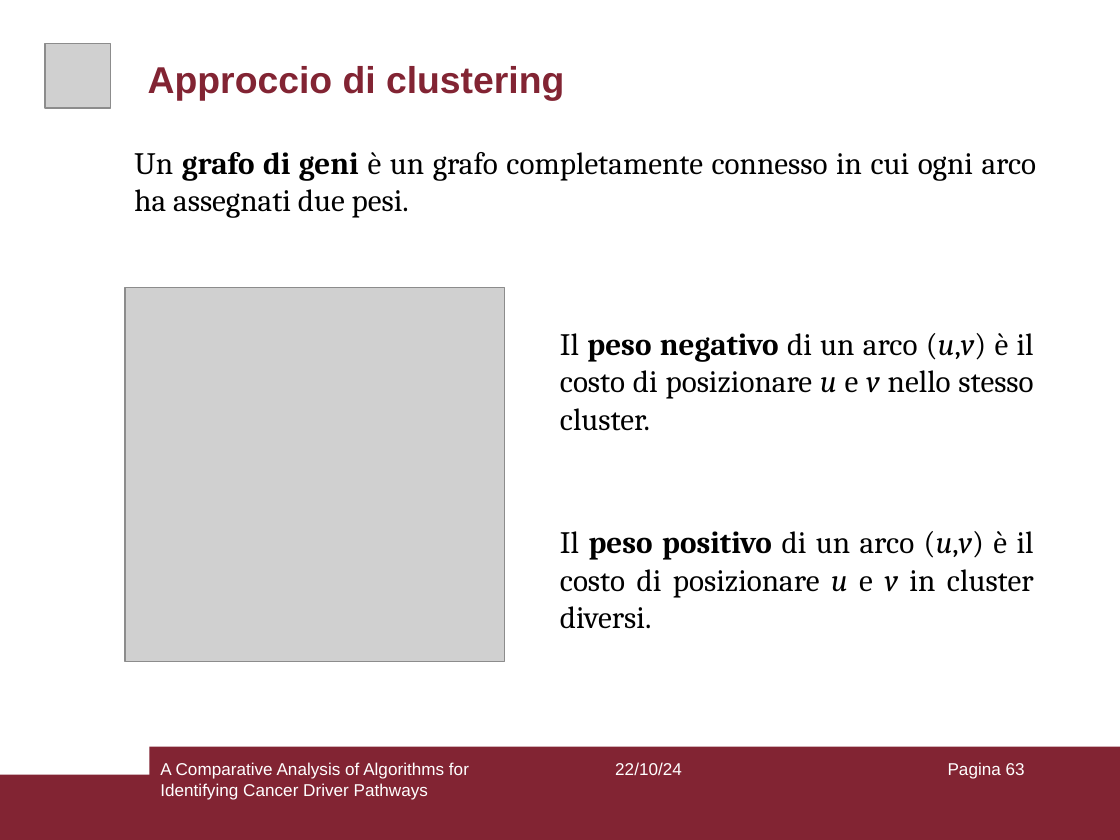
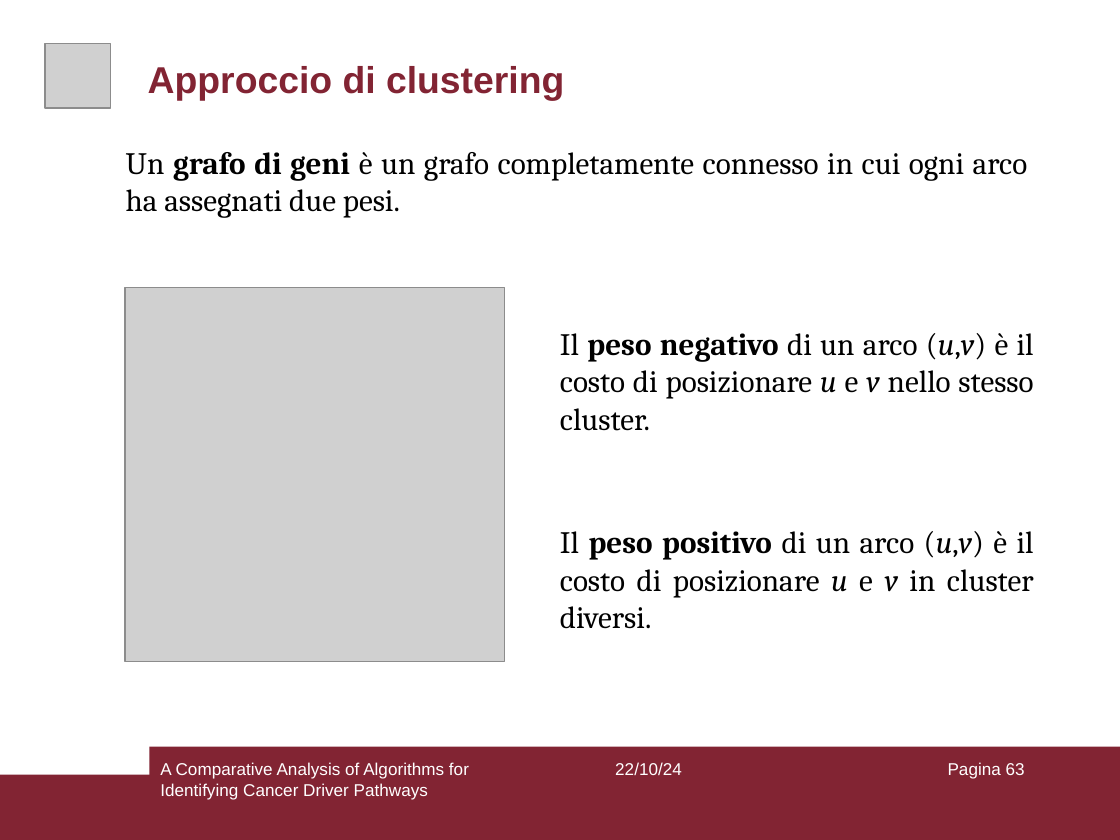
Before and after one commit to aflaag/bsc-thesis, a slide deck: slide 63 of presentation/slides.odp. Drawn at 1120x840 pixels with LibreOffice and Linux fonts; fonts in the diff are those of the drawing; grey boxes stand for pictures; background and template pictures are left out. Boxes give left, top, right and bottom in pixels: in the first picture for what was removed or moved away, otherwise in the second. Text is boxed around its words. In the diff, an @@ line names an element or a change of style, - is before the commit and + after.

```diff
--- a/presentation/slides.odp
+++ b/presentation/slides.odp
@@ text "Un grafo di geni è ...": place and size @@
-text "Un grafo di geni è ..." at <box>134,152,1037,218</box>
+text "Un grafo di geni è ..." at <box>126,152,1028,218</box>
```
Also in this commit, not shown: 4 other slides changed, 2 other files.
